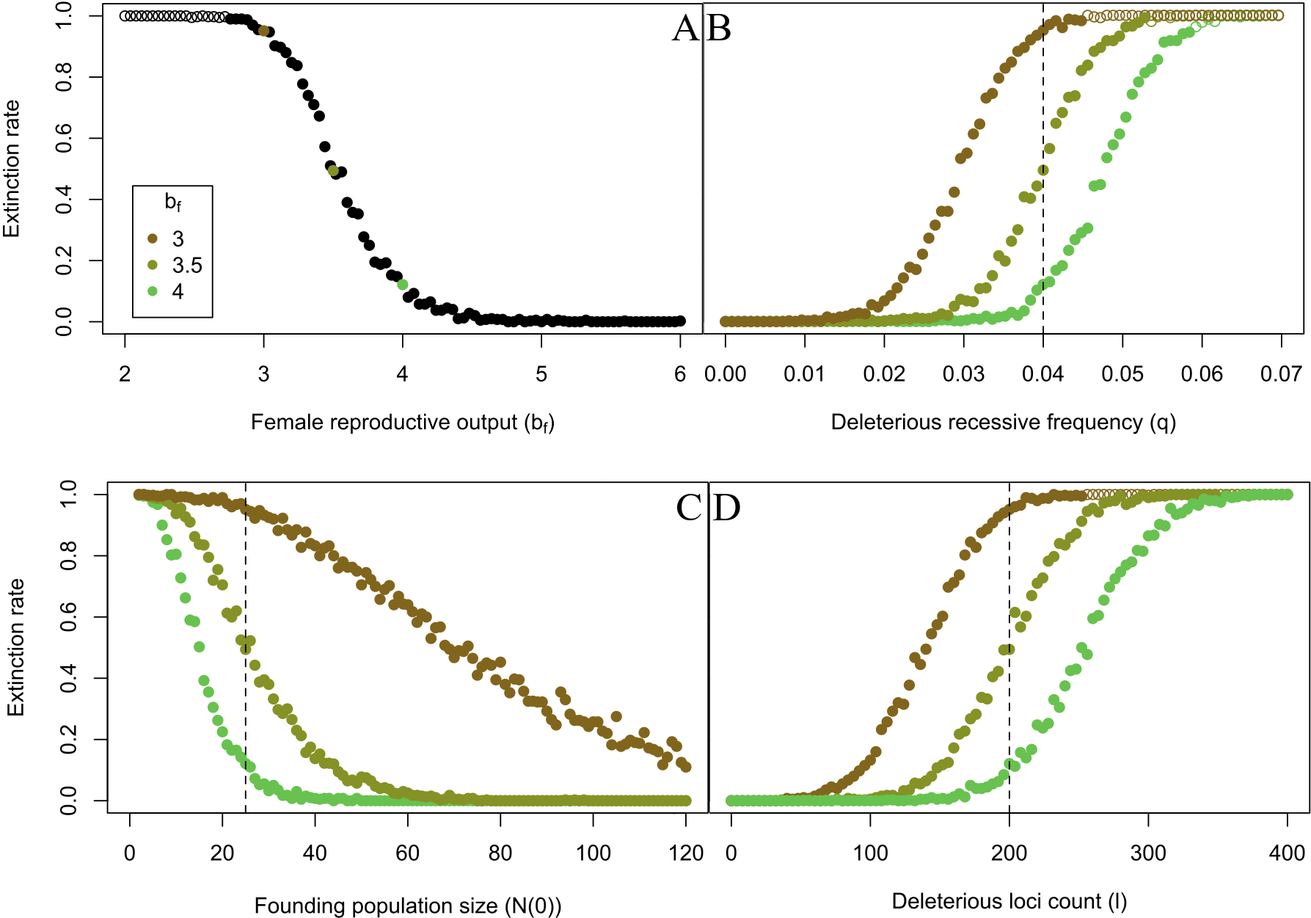
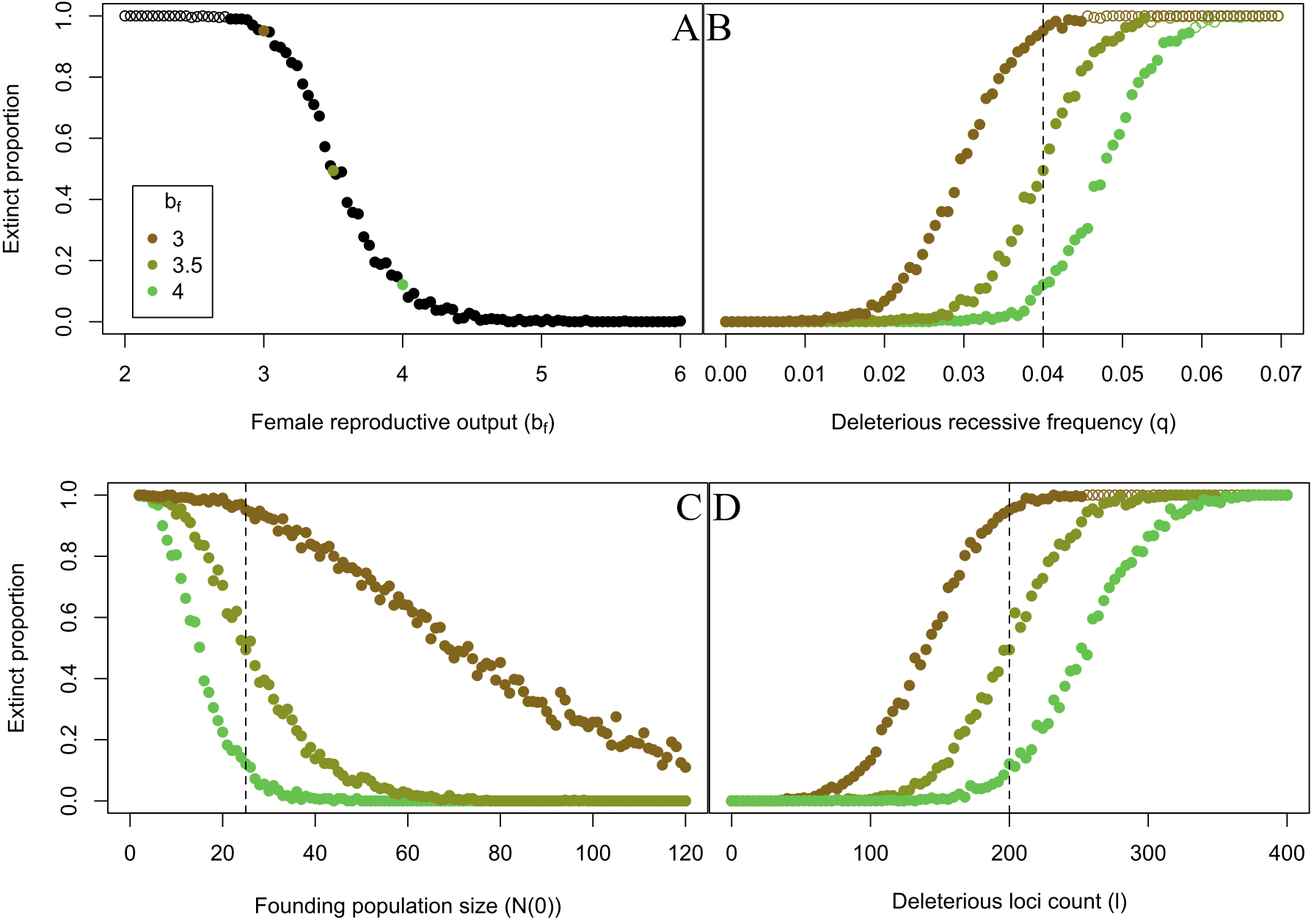
Comparing the layer stacks of the two 1311 x 918 images. Changes:
added layer "figure_2A.svg #5" above "figure_2A.svg #4" over (x1=2, y1=1, x2=704, y2=435)
hid "figure_2A.svg #4" over (x1=2, y1=1, x2=704, y2=435)
added layer "figure_2C.svg #3" above "figure_2C.svg #2" over (x1=7, y1=480, x2=709, y2=918)
hid "figure_2C.svg #2" over (x1=7, y1=479, x2=710, y2=918)
added layer "figure_2D.svg #3" above "figure_2D.svg #2" over (x1=608, y1=481, x2=1311, y2=914)
hid "figure_2D.svg #2" over (x1=600, y1=374, x2=1311, y2=914)
added layer "figure_2B.svg #3" above "figure_2B.svg #2" over (x1=603, y1=2, x2=1305, y2=435)
hid "figure_2B.svg #2" over (x1=595, y1=2, x2=1306, y2=435)
